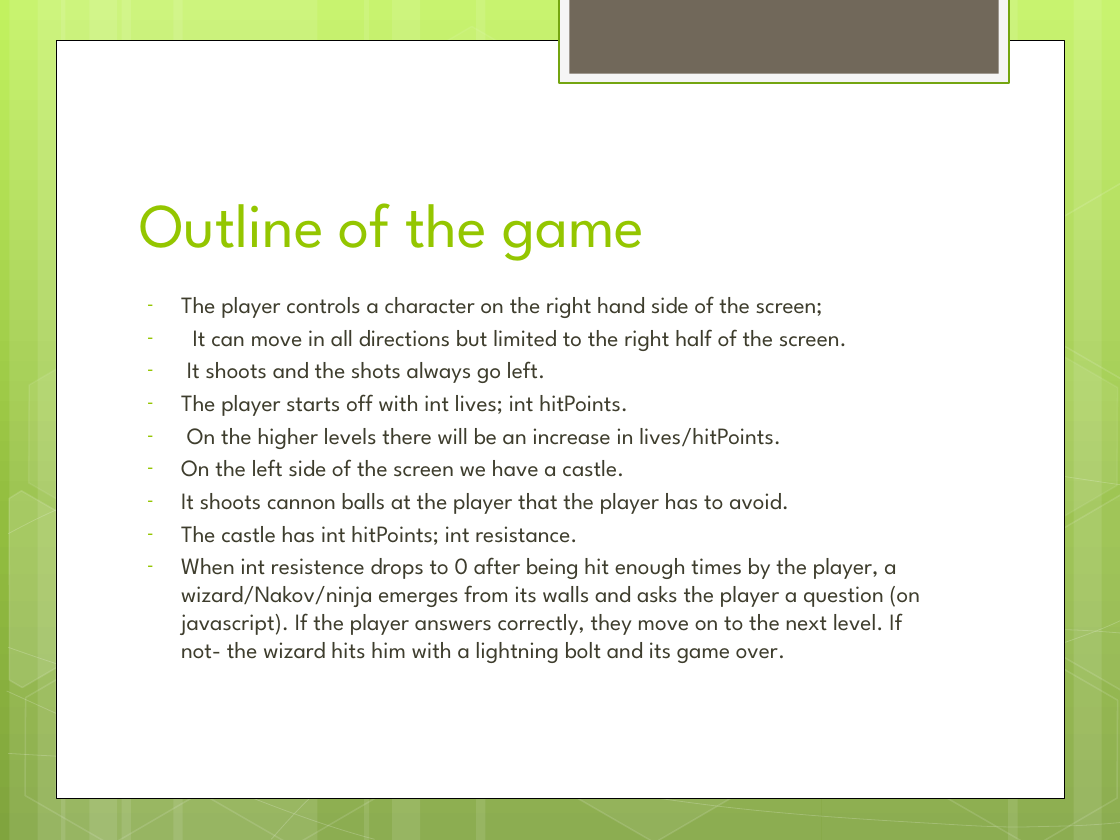
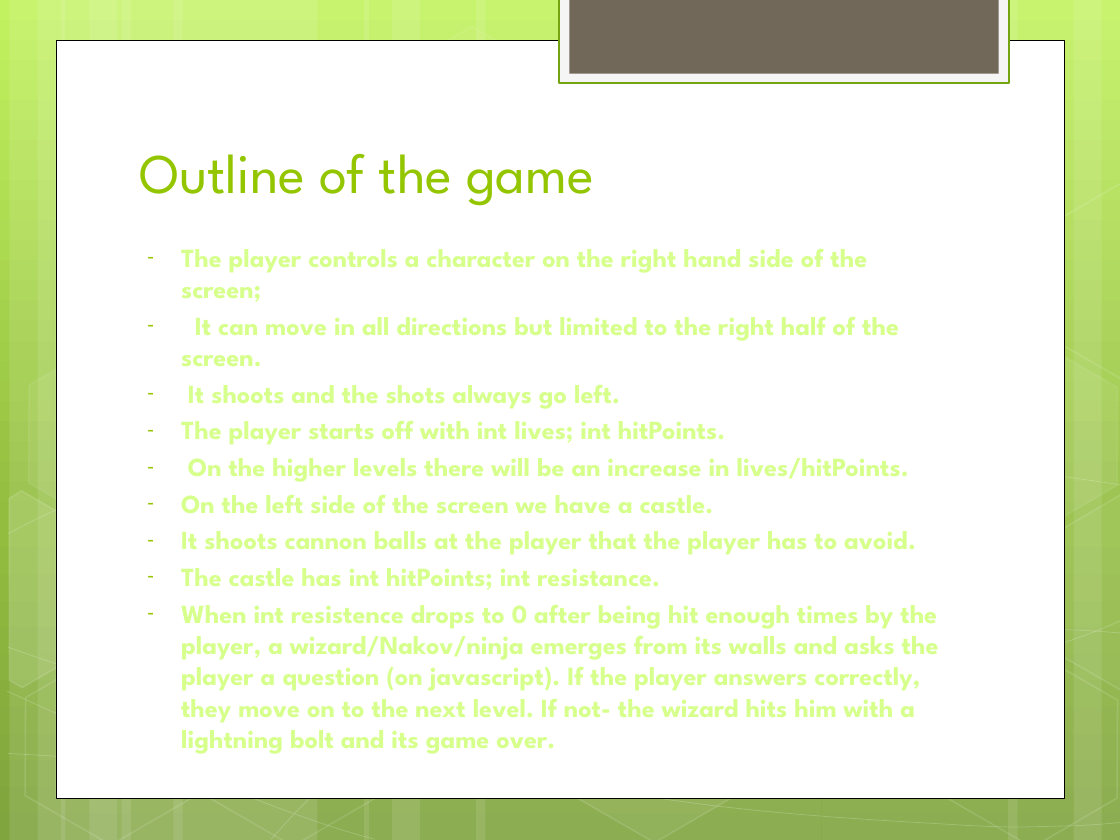
Before and after one commit to TeamPhlox/Cognitio, a slide deck: slide 2 of cognitio.pptx. Drawn at 1120x840 pixels with LibreOffice and Linux fonts; fonts in the diff are those of the drawing. Boxes give left, top, right and bottom in pixels: in the first picture for what was removed or moved away, otherwise in the second. Text is boxed around its words. In the diff, an @@ line names an element or a change of style, - is before the commit and + after.

```diff
--- a/cognitio.pptx
+++ b/cognitio.pptx
@@ title "Outline of the game" at box(139, 153, 594, 206): size 40 to 36 pt @@
@@ text "The player controls a character ...": place and size @@
-text "The player controls a character ..." at box(181, 296, 920, 663)
+text "The player controls a character ..." at box(181, 249, 939, 754)
@@ text "The player controls a character ..." at box(181, 249, 939, 754): size 15 to 16.8 pt, text colour #3E3D2D to #D6FF8C, letter outline none to #434128 1 pt, bold on @@
```
Also in this commit, not shown: 2 slides added.
